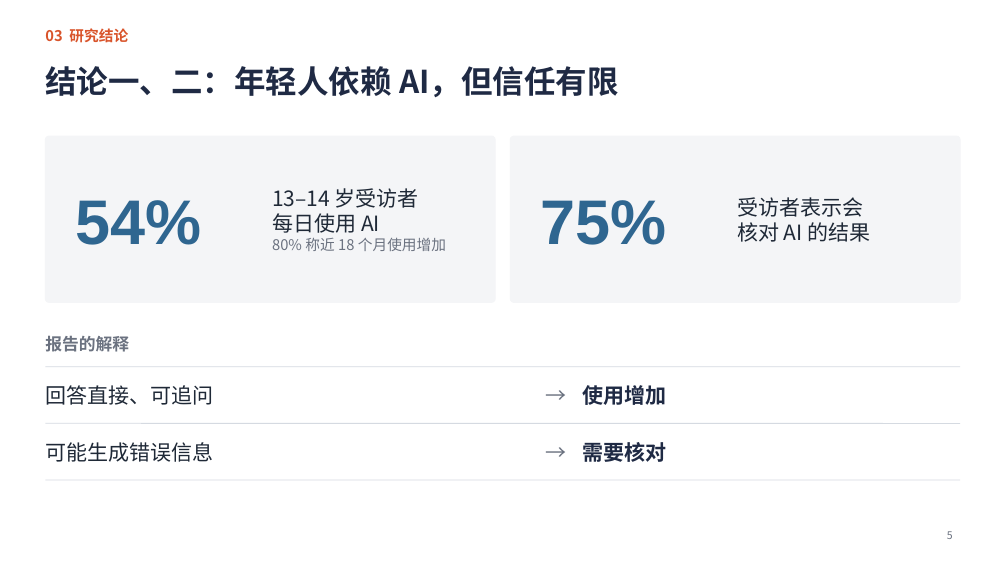
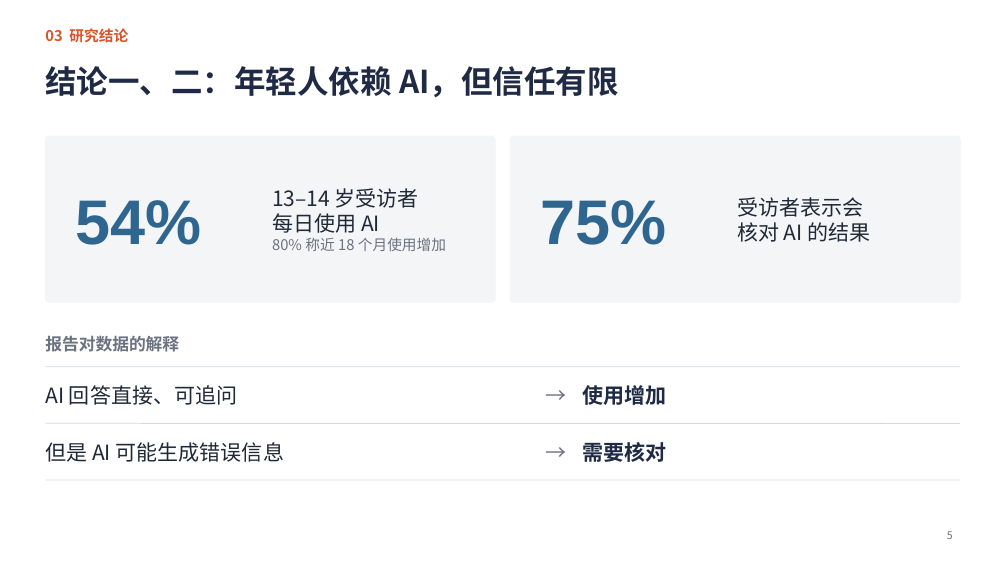
Before and after one commit to jayleo113/ppt, a slide deck: slide 5 of Gracenote报告解读_课堂汇报_最新版.pptx. Drawn at 1008x567 pixels with LibreOffice and Linux fonts; fonts in the diff are those of the drawing. Boxes give left, top, right and bottom in pixels: in the first picture for what was removed or moved away, otherwise in the second. Text is boxed around its words. In the diff, an @@ line names an element or a change of style, - is before the commit and + after.

```diff
--- a/Gracenote报告解读_课堂汇报_最新版.pptx
+++ b/Gracenote报告解读_课堂汇报_最新版.pptx
@@ text at (45,336,179,352): text changed @@
-报告的解释
+报告对数据的解释
@@ text at (45,385,237,405): text changed @@
-回答直接、可追问
+AI 回答直接、可追问
@@ text at (45,442,284,462): text changed @@
-可能生成错误信息
+但是 AI 可能生成错误信息
```
Also in this commit, not shown: 5 other slides changed, 1 slide removed, 5 other files.
